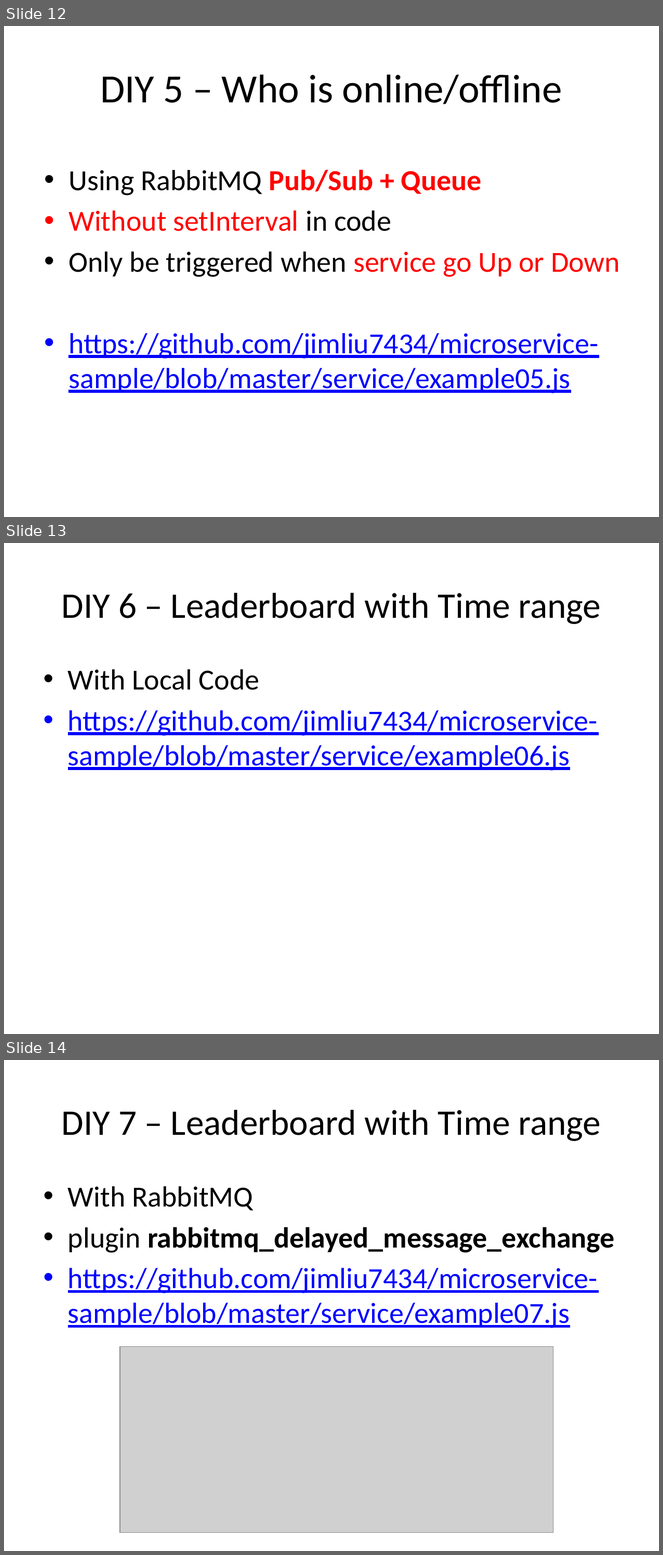
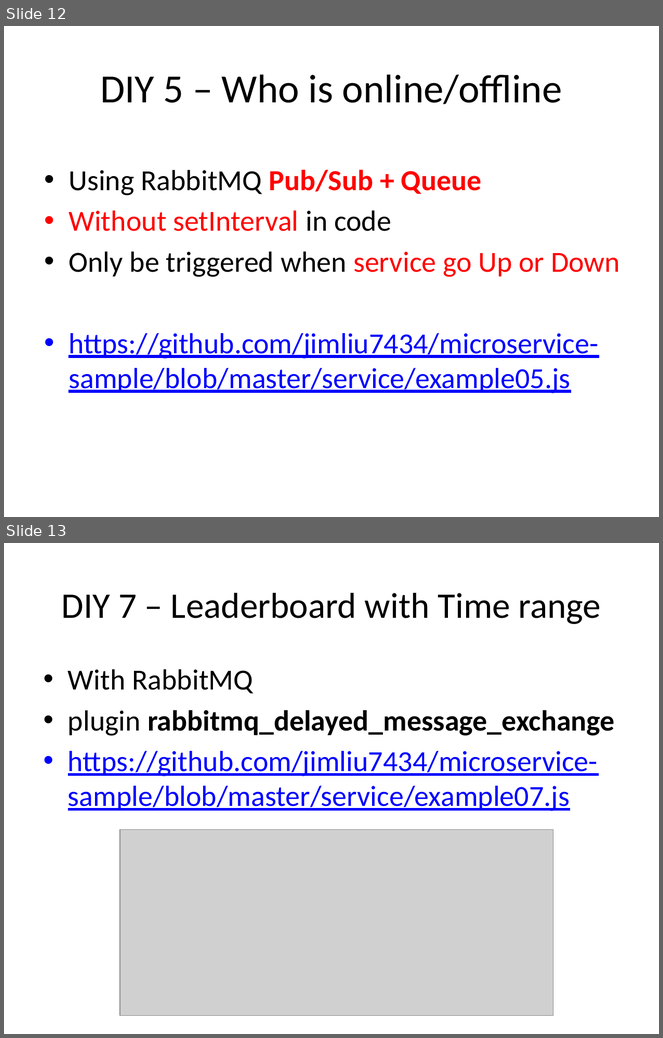
Before and after one commit to jimliu7434/microservice-sample, a slide deck: Microservice03.pptx. Shown one above the other, each under a label of ours: slides 12, 13 and 14 before the commit, slides 12 and 13 after it. The pictures are 663x1555 and 663x1038 pixels, drawn with LibreOffice and Linux fonts; fonts in the diff are those of the drawing; grey boxes stand for pictures. Boxes give left, top, right and bottom in pixels: in the first picture for what was removed or moved away, otherwise in the second. Text is boxed around its words. In the diff, an @@ line names an element or a change of style, - is before the commit and + after.

```diff
--- a/Microservice03.pptx
+++ b/Microservice03.pptx
@@ slide 13 removed at [4, 543, 659, 1034], background #FFFFFF @@
@@ title removed at [62, 593, 601, 624] @@
-DIY 6 – Leaderboard with Time range
@@ text removed at [68, 669, 598, 771] @@
-• With Local Code
-• https://github.com/jimliu7434/microservice-sample/blob/master/service/example06.js
@@ what was slide 14 is now slide 13 @@
```
Also in this commit, not shown: 2 slides changed, 1 other file.
